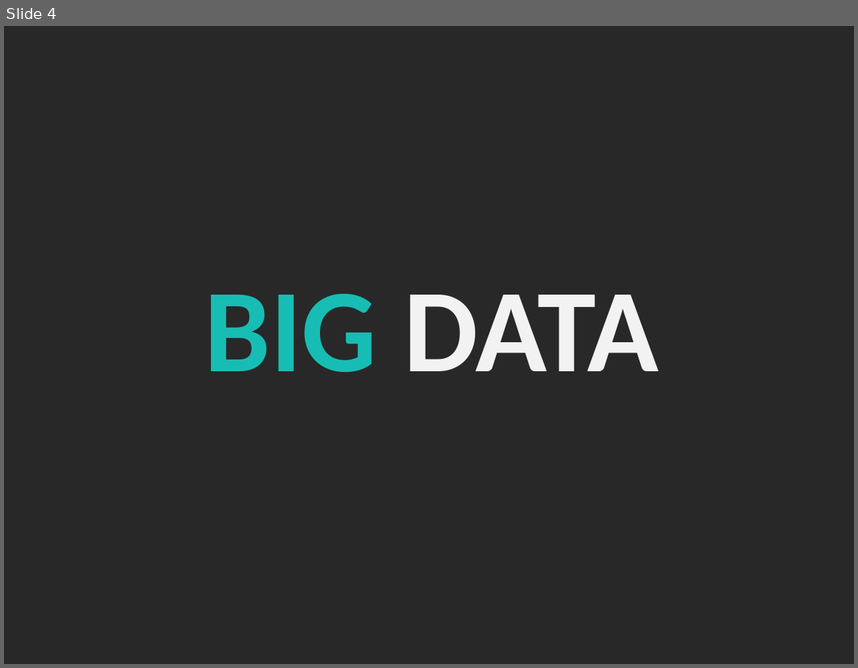
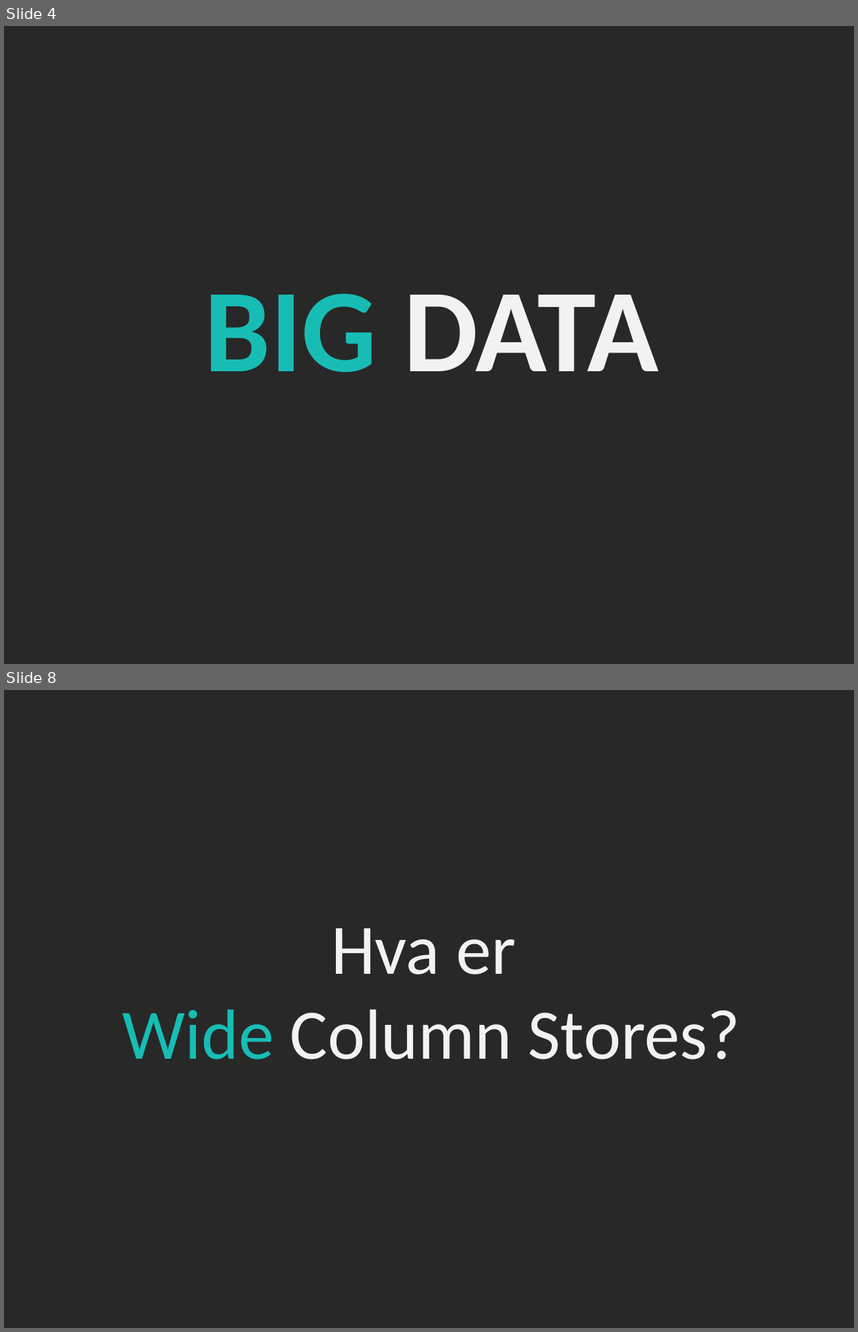
Before and after one commit to bekkopen/databasekurs, a slide deck: wide-column-stores.pptx. Shown one above the other, each under a label of ours: slide 4 before the commit, slides 4 and 8 after it; the slides between them are not shown. The pictures are 858x668 and 858x1332 pixels, drawn with LibreOffice and Linux fonts; fonts in the diff are those of the drawing. Boxes give left, top, right and bottom in pixels: in the first picture for what was removed or moved away, otherwise in the second. Text is boxed around its words. In the diff, an @@ line names an element or a change of style, - is before the commit and + after.

Commit message:
First draft of intro to column stores and the very beginning of wide column stores

```diff
--- a/wide-column-stores.pptx
+++ b/wide-column-stores.pptx
@@ slide 8 added at [4, 690, 854, 1328], background #282828 @@
@@ text added at [122, 928, 741, 1059], 120 pt, text #F2F2F2 @@
+Hva er
+Wide Column Stores?
```
Also in this commit, not shown: 1 slide changed, 7 other slides added.
